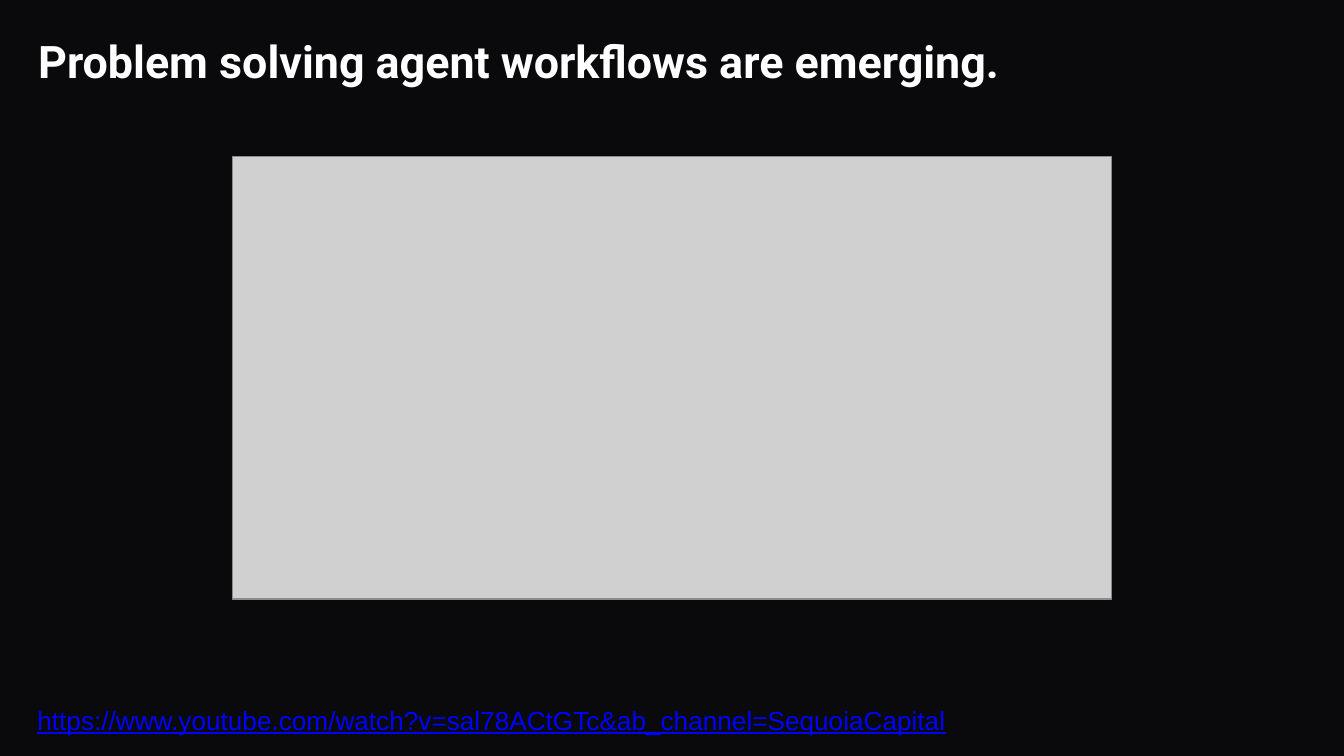
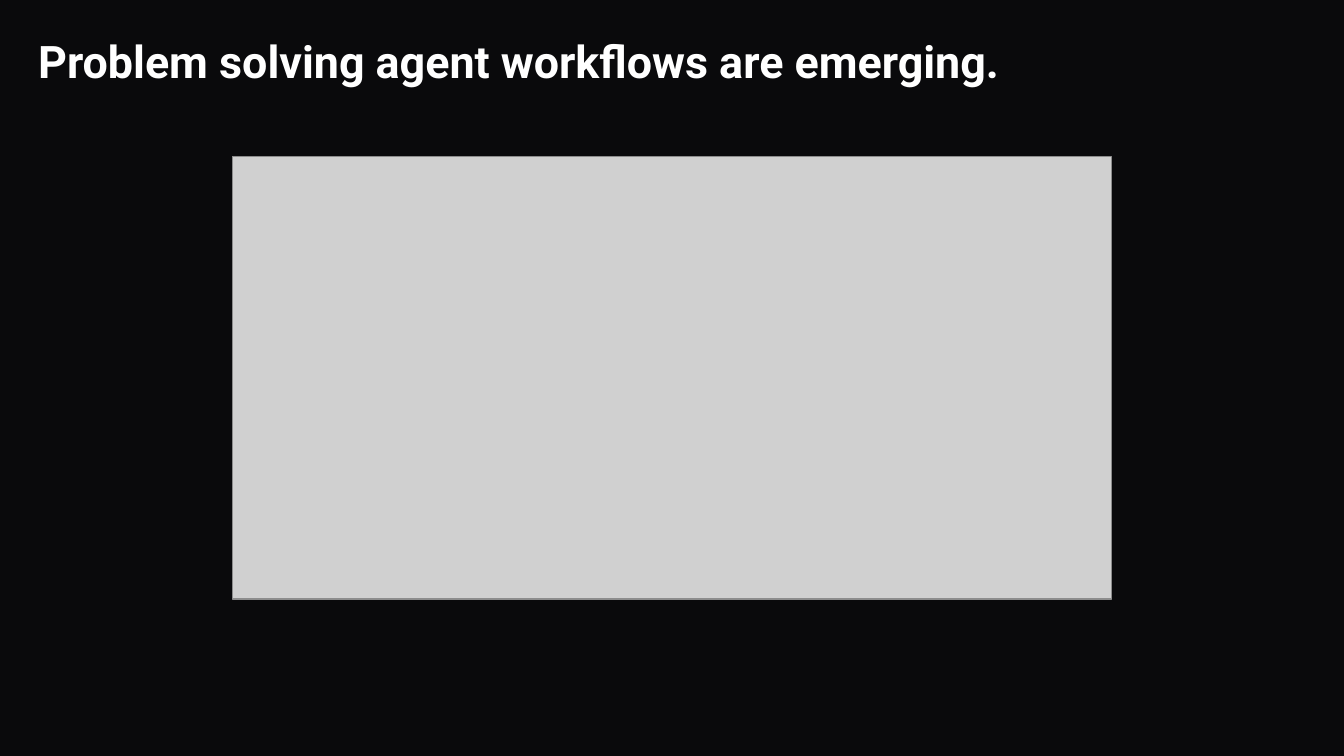
Before and after one commit to kwartler/GSERM_2025, a slide deck: slide 3 of lessons/Day5/B_Agents_LLMs_compressed.pptx. Drawn at 1344x756 pixels with LibreOffice and Linux fonts; fonts in the diff are those of the drawing; grey boxes stand for pictures. Boxes give left, top, right and bottom in pixels: in the first picture for what was removed or moved away, otherwise in the second. Text is boxed around its words. In the diff, an @@ line names an element or a change of style, - is before the commit and + after.

```diff
--- a/lessons/Day5/B_Agents_LLMs_compressed.pptx
+++ b/lessons/Day5/B_Agents_LLMs_compressed.pptx
@@ text removed at (x1=37, y1=711, x2=945, y2=735) @@
-https://www.youtube.com/watch?v=sal78ACtGTc&ab_channel=SequoiaCapital
```
Also in this commit, not shown: 2 other slides changed, 6 slides added, 1 slide removed, 22 other files.
